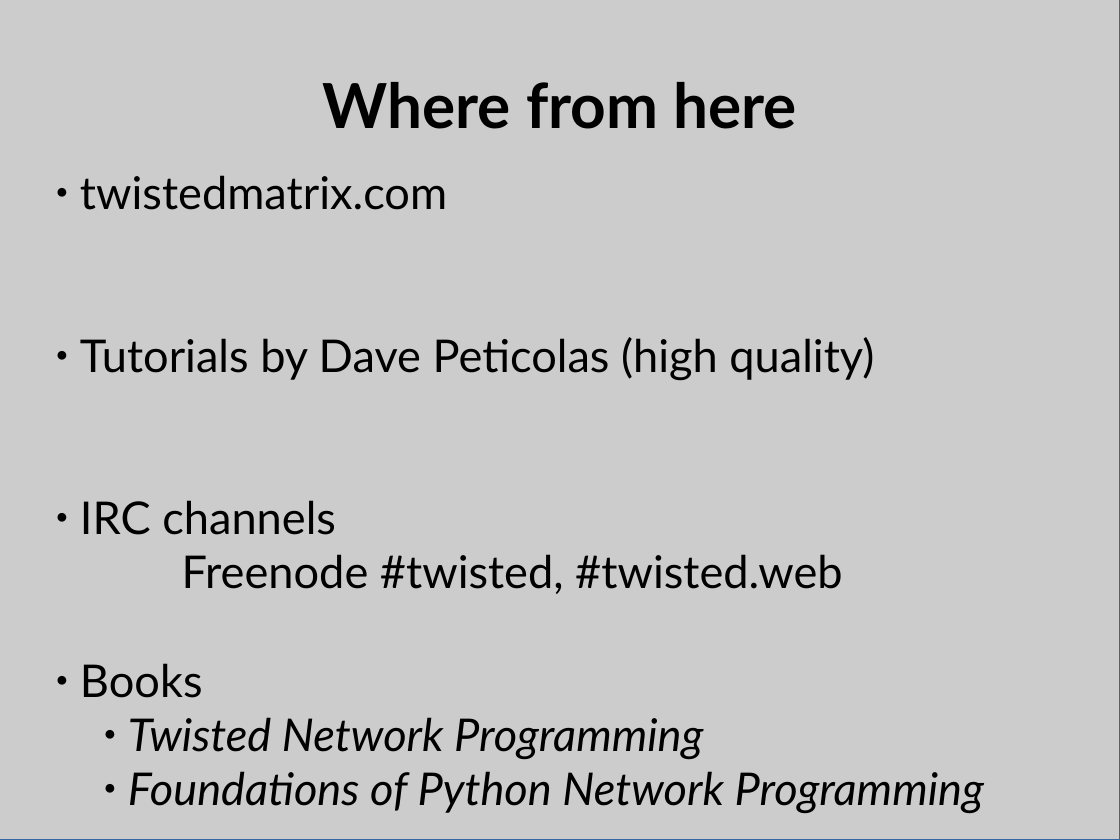
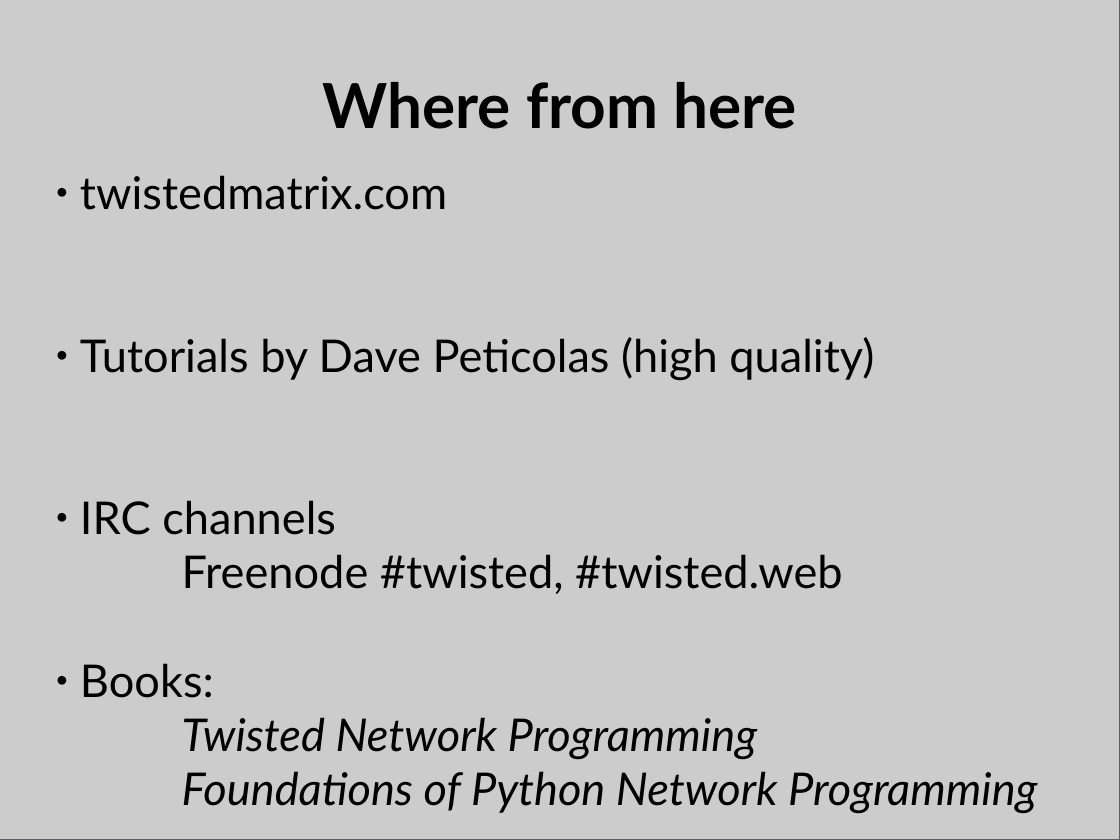
Before and after one commit to bpetering/linuxsa-talk-twisted, a slide deck: slide 17 of twisted_talk.odp (slide 15 before the commit). Drawn at 1120x840 pixels with LibreOffice and Linux fonts; fonts in the diff are those of the drawing. Boxes give left, top, right and bottom in pixels: in the first picture for what was removed or moved away, otherwise in the second. Text is boxed around its words. In the diff, an @@ line names an element or a change of style, - is before the commit and + after.

```diff
--- a/twisted_talk.odp
+++ b/twisted_talk.odp
@@ subtitle at (80,663,214,698): text changed @@
-● Books
+● Books:
@@ subtitle at (182,717,1037,814): bullet ● to none; list level 3 to 1 in "Twisted Network Programming"; list level 3 to 1 in "Foundations of Python Network Programming" @@
```
Also in this commit, not shown: 6 other slides changed, 9 slides added, 6 slides removed, 4 other files.
